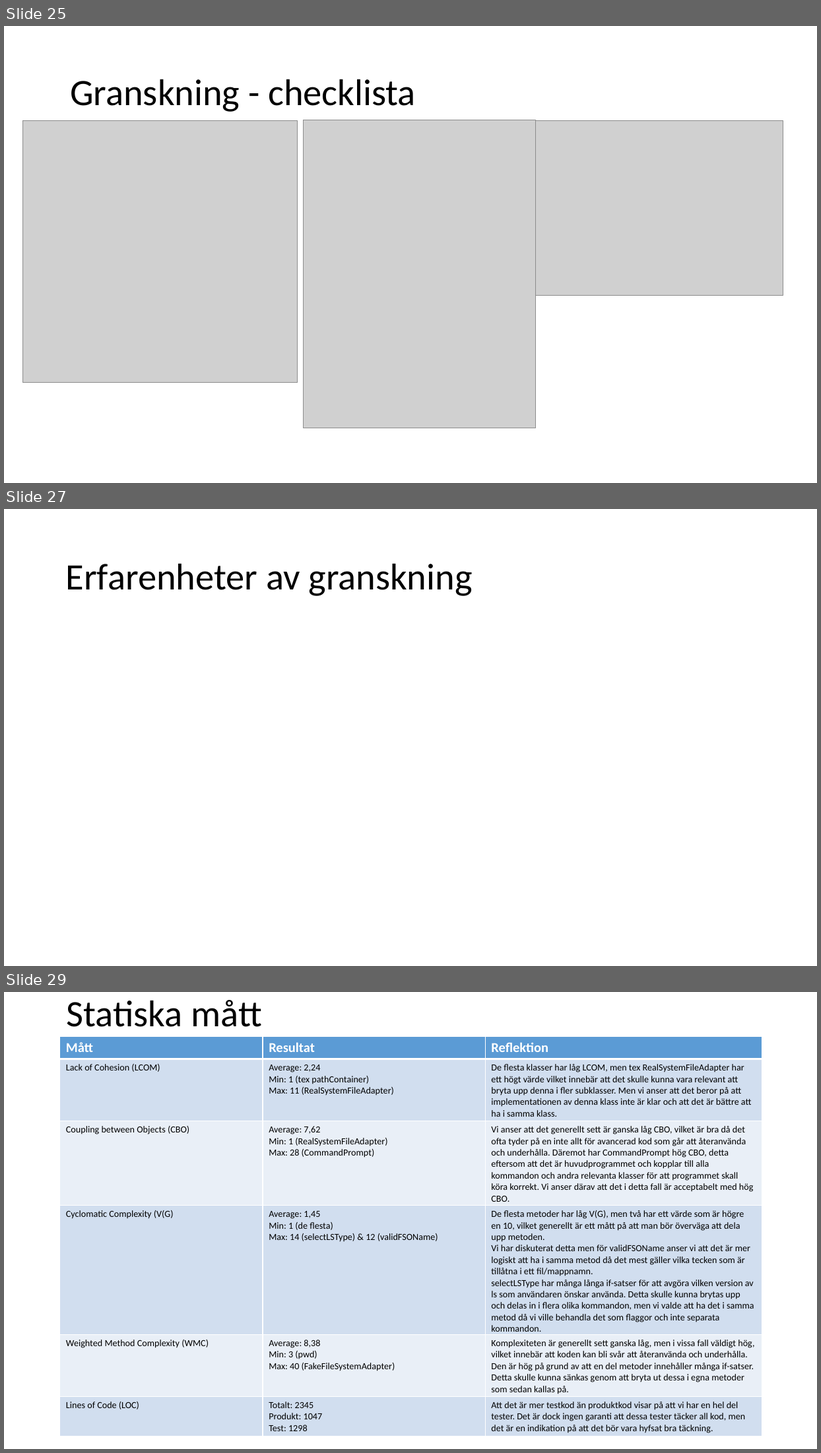
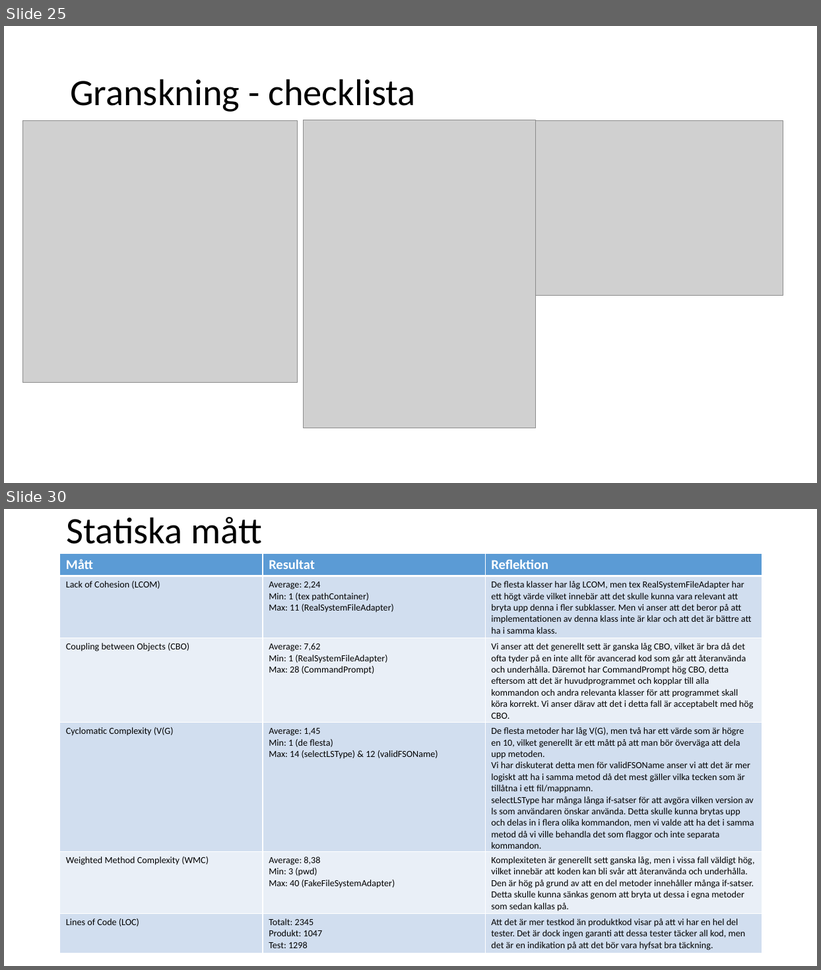
Before and after one commit to Pontussand/INTE2016Project, a slide deck: reports/Slutredovisning/slutredovisning_grupp2.pptx. Shown one above the other, each under a label of ours: slides 25, 27 and 29 before the commit, slides 25 and 30 after it; the slides between them are not shown. The pictures are 821x1453 and 821x970 pixels, drawn with LibreOffice and Linux fonts; fonts in the diff are those of the drawing; grey boxes stand for pictures. Boxes give left, top, right and bottom in pixels: in the first picture for what was removed or moved away, otherwise in the second. Text is boxed around its words. In the diff, an @@ line names an element or a change of style, - is before the commit and + after.

Commit message:
Uppdaterade slutrapporten med kodkritik, profiling och granskningsupplevelser

```diff
--- a/reports/Slutredovisning/slutredovisning_grupp2.pptx
+++ b/reports/Slutredovisning/slutredovisning_grupp2.pptx
@@ slide 27 removed at (4,509,817,966), background #FFFFFF @@
@@ text removed at (66,563,472,596) @@
-Erfarenheter av granskning
@@ what was slide 29 is now slide 30 @@
```
Also in this commit, not shown: 2 slides changed, 4 slides added, 2 other slides removed.
